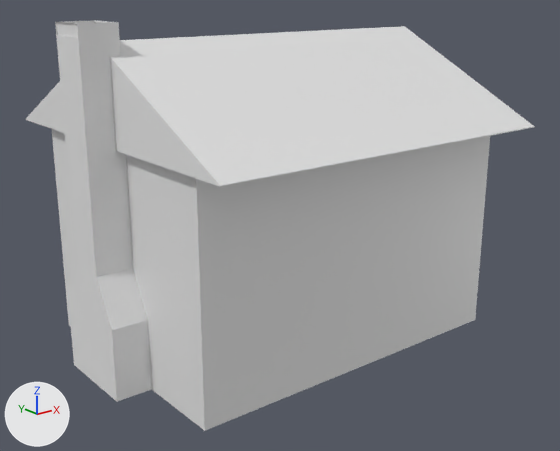
The Blender file Assets/house2.blend as it was, and as the next commit left it.
Rendered twice from a camera (50 mm lens) standing at (-4.69, -6.16, 4.0) and looking at (0.64, 0.5, 1.33). Every picture has the same lights, and +X, +Y and +Z are marked at lower left.
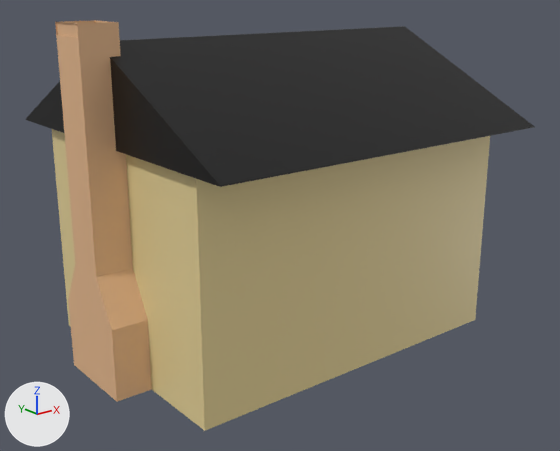
The edits, one by one:
Material 'Material.001' (mat_material_001) changes colour from white #e7e7e7 to beige #e7d499; in linear values from (0.8, 0.8, 0.8) to (0.8, 0.655, 0.318).
Material 'Material.004' (mat_material_004) is new.
Its base color is (0.8, 0.486, 0.268) (beige #e7b98d).
Material 'Material.003' (mat_material_003) is new.
Its base color is (0.0, 0.0, 0.0) (black #000000).
me_cube_004 has 12 vertices, 10 faces and spans x -1.0..1.0, y -1.0..1.0, z -1.0..1.0.
me_cube_004 now uses material mat_material_003 (black #000000).
me_cube_005 has 28 vertices, 21 faces and spans x -1.0..1.0, y -1.0..1.0, z -1.0..4.83.
me_cube_005 now uses material mat_material_004 (beige #e7b98d).

Changed parts and their boxes [x1, y1, x2, y2] in the pictures (560 x 451 px):
'Cube', recoloured
    both: [52, 129, 490, 431]
'Cube.002', recoloured (white to black)
    both: [26, 26, 535, 187]
'Cube.001', recoloured
    both: [55, 20, 152, 402]
